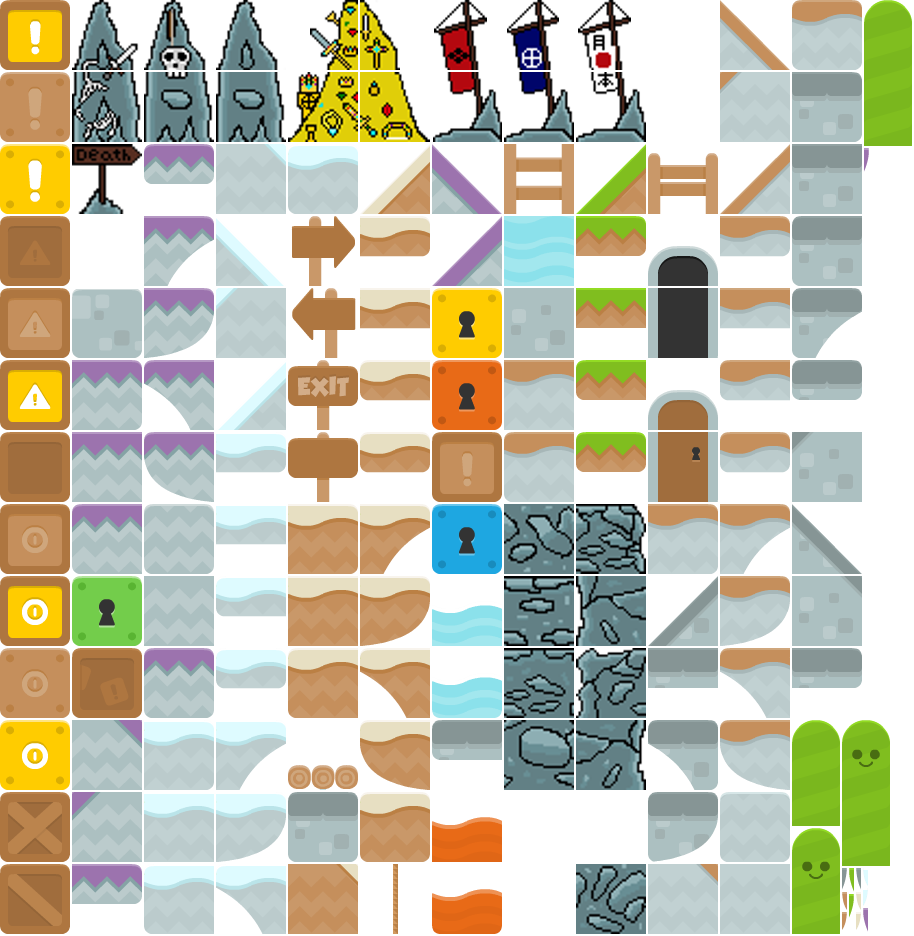
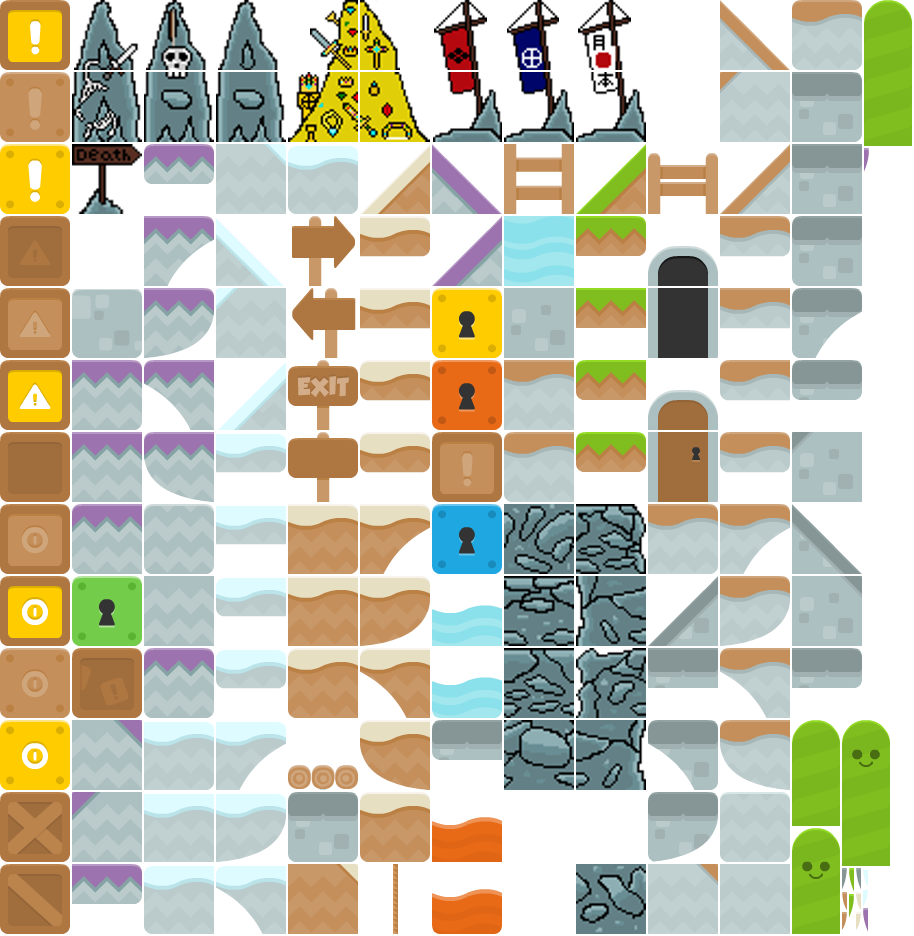
Layers edited between the first and the second (914, 936) image:
painted on "SpriteFelsenSpitzeSword.png" over [72, 0, 192, 70]
painted on "SpriteFelsenSpitzeSkull.png" over [128, 0, 256, 70]
painted on "SpriteFelsenSpitzeBasic.png" over [216, 0, 279, 70]
added layer "Tileset9.1.png" above "Tileset8.1.png" over [504, 704, 574, 788]
added layer "Tileset8.1.png" (1st of 2) above "Tileset7.1.png" over [576, 864, 646, 934]
added layer "Tileset7.1.png" (1st of 2) above "Tileset6.1.png" over [504, 504, 632, 606]
added layer "Tileset6.1.png" above "Tileset5.1.png" over [576, 694, 646, 790]
added layer "Tileset5.1.png" (1st of 2) above "Tileset4.1.png" over [576, 550, 646, 678]
added layer "Tileset4.1.png" (1st of 2) above "Tileset3.1.png" over [576, 622, 646, 750]
added layer "Tileset3.1.png" above "Tileset2.1.png" over [576, 504, 646, 606]
added layer "Tileset2.1.png" (1st of 2) above "Tileset1.1.png" over [504, 587, 595, 779]
added layer "Tileset1.1.png" (1st of 2) above "Group 2" over [504, 523, 595, 651]
hid group "Group 2" (14 layers), moved it above "Background" over [504, 504, 646, 934]
